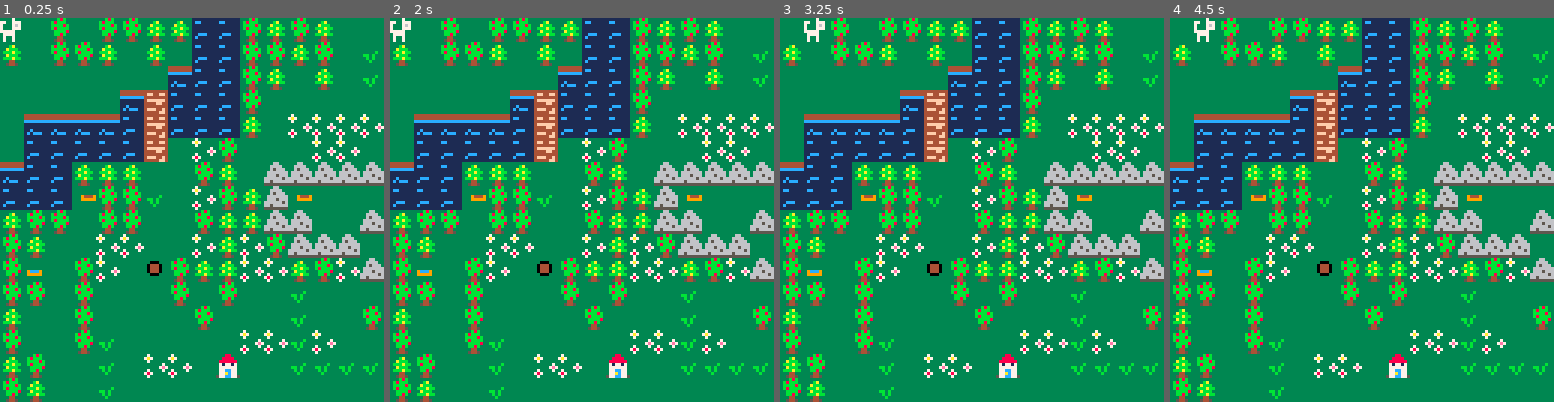
Above: before the commit, frames 1-4 (left to right).
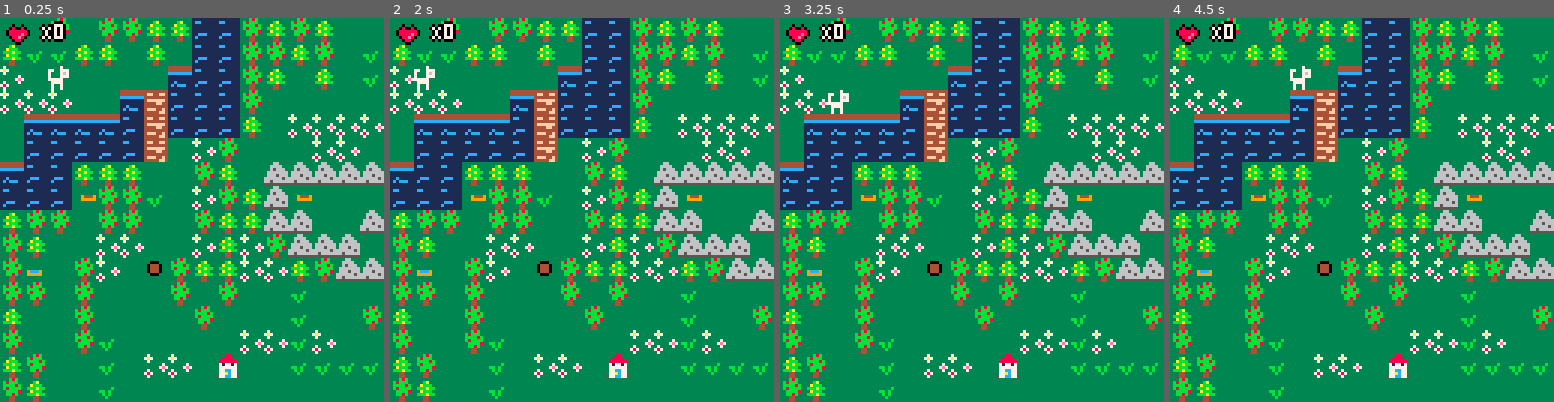
Above: after the commit, the same moments.

Repository: adatechschool/projet-collectif-pico8-magmaya
Game: PICO-8 cartridge first_project/Cat's adventure.p8
Same seed, same stepped clock (60 frames per second), same inputs: the game is played once before the commit and once after it.
Inputs:
- Up to frame 1 (0.25 s): no input
- Up to frame 2 (2 s): tap X (X key) at 1.07 s; hold Left from 1.97 s (still down)
- Up to frame 3 (3.25 s): tap X (X key) every 0.33 s from 2.07 to 3.07 s; release Left at 2.37 s; hold Down 2.42-2.82 s; hold Right from 2.87 s (still down)
- Up to frame 4 (4.5 s): tap X (X key) every 0.33 s from 3.4 to 4.4 s; release Right at 3.53 s; hold Up 3.58-4.08 s; hold Right from 4.13 s (still down)

The runs differ from the first frame. In frame 1, 1.8% of the frame differs, in the area x 0-94%, y 0-69%; in frame 2, 1.8%; in frame 3, 1.7%; in frame 4, 1.8%.

Commit message:
ajout dialogues + boost + pv

Diff:
--- a/first_project/Cat's adventure.p8
+++ b/first_project/Cat's adventure.p8
@@ -1,17 +1,21 @@
 pico-8 cartridge // http://www.pico-8.com
 version 38
 __lua__
--- cat's adventure
+-- cat's adventure 🐱🐱🐱
 
 function _init()
 	create_player()
+	init_msg()
 	music(0)
 end
 
 
 function _update()
- player_movement()
+	if not messages[1] then
+	 player_movement()
+ end
  update_camera()
+ update_msg()
 end
 
 
@@ -19,6 +23,8 @@
 	cls()
 	draw_map()
 	draw_player()
+	draw_ui()
+	draw_msg()
 end
 
 -->8
@@ -37,28 +43,36 @@
  camx=mid(0,p.x-7.5,127-15)
  camy=mid(0,p.y-7.5,31-15)
  camera(camx*8,camy*8)
-
 end
 
 function object_taken(x,y)
 	sprite=mget(x,y)
+	if x==53 and y==5 then
+		sprite=mget(x,y)
+		mset(x,y,25)
+		p.hearts+=3
+	else
 	mset(x,y,25)
-end
+	p.hearts+=1
+	end
+end
+
 
 function pick_up(x,y)
  object_taken(x,y)
 end
 
-function hole(x,y)
-	newx=0
-	newy=0
-end
+
 
 -->8
 --player
 
 function create_player()
-		p={x=0, y=0, sprite=1}
+		p={
+		x=2,
+		y=2,
+		sprite=1,
+		hearts=0}
 end
 
 
@@ -77,16 +91,46 @@
 		p.x=mid(0,newx,127)
 		p.y=mid(0,newy,31)
 	end
+
 	if check_flag(2,newx,newy) then
-	p.x=0
-	p.y=0
-	end
-end
+	p.x=2
+	p.y=2
+	end
+end
+
 
 function interact(x,y)
  if check_flag(1,x,y) then
  pick_up(x,y)
 	end
+
+	if x==6 and y==16
+	and not visited_pnj1 then
+	create_msg("hello!\nil faut trouver la croquette\nd'or pour te soigner")
+	visited_pnj1=true
+	return visited_pnj1
+	end
+
+	if x==38 and y==26
+	and not visited_pnj2 then
+	create_msg("salut!\ntu auras un indice dans le\nlabyrinthe sur ta gauche")
+	visited_pnj2=true
+	return visited_pnj2
+	end
+
+	if x==3 and y==31
+	and not visited_pnj3 then
+	create_msg("hey!\nn'oublie pas que la maison de\nton maitre a un toit violet")
+	visited_pnj3=true
+	return visited_pnj3
+	end
+
+	if x==126 and y==4
+	and not visited_pnj4 then
+	create_msg("bravo!\ntu es de retour a la maison")
+	visited_pnj4=true
+	return visited_pnj4
+	end
 end
 
 
@@ -95,6 +139,58 @@
 end
 
 
+-->8
+--user interface
+
+function draw_ui()
+	camera()
+
+	palt(0,false)
+	palt(15,true)
+
+	spr(27,2,2)
+
+	palt()
+
+	print_outline(" X"..p.hearts,10,2)
+end
+
+function print_outline(text,x,y)
+	print(text,x-1,y,0)
+	print(text,x+1,y,0)
+	print(text,x,y+1,0)
+	print(text,x,y-1,0)
+	print(text,x,y,7)
+end
+
+
+-->8
+--messages
+
+function init_msg()
+	messages={}
+end
+
+--create_msg("hello!","il faut trouver la croquette d'or pour te soigner")
+
+function create_msg(...)
+	messages={...}
+end
+
+function update_msg()
+	if (btnp(❎)) then
+		deli(messages,1)
+	end
+end
+
+function draw_msg()
+	if messages[1] then
+--	local y=100
+	rectfill(2,9,120,30,4)
+	rect(2,9,120,30,2)
+	print(messages[1],4,11,7)
+	end
+end
 __gfx__
 3337333333337333373333333333343333433333333b8b3333333333333333333333333333333a33333883333fffff3311111111444444444444444433333333
 37773377773377737a73333333333484484333333b8bbb333300033333333333333333333333aaa3338888333f6f6f331cc11111444444444ff44ff433333333
@@ -104,14 +200,14 @@
 333777733777733337333373334444333344443333bb8b3333000333333333333999993339999933377cc773f32223f311ccc11111c111114444444433333333
 33373373373373337873333333433433334334333334433333333333333333333333333333333333377ac773331313331c1111111c1ccc114fff44f433333333
 33373373373373333733333333433433334334333354453333333333333333333333333333333333577cc77533131333111111111111111144444ff433333333
-3333333355555555dddddddd33366333ff444444333223333fffff333fffff333333333333333333000000000000000000000000000000000000000000000000
-333ba33356666565dddddddd33666633444444ff332222333fcfcf333fbfbf333333333333333333000000000000000000000000000000000000000000000000
-33abbb3356656665dddddddd336566634ffff444322222233fffff333fffff333333333333333333000000000000000000000000000000000000000000000000
-3bbbabb356666665dddddddd366666664444444437177173333f3333333f333333333b3333933393000000000000000000000000000000000000000000000000
-33abbb3355666665dddddddd36665666fff44444377777733feeef333f888f333bb3b33333999993000000000000000000000000000000000000000000000000
-3bbbabb356665665dddddddd6666665644444ff4377cc773f3eee3f3f38883f333b3b33333333333000000000000000000000000000000000000000000000000
-3334433356666665dddddddd66566666ff444444377ac7733353533333434333333b333333333333000000000000000000000000000000000000000000000000
-3354453355555555dddddddd55555555444444ff577cc77533535333334343333333333333333333000000000000000000000000000000000000000000000000
+3333333355555555dddddddd33366333ff444444333223333fffff333fffff333333333333333333ffffffffff0ff0ff00000000000000000000000000000000
+333ba33356666565dddddddd33666633444444ff332222333fcfcf333fbfbf333333333333333333ff0ff0fff080080f00000000000000000000000000000000
+33abbb3356656665dddddddd336566634ffff444322222233fffff333fffff333333333333333333f080080f0888888000000000000000000000000000000000
+3bbbabb356666665dddddddd366666664444444437177173333f3333333f333333333b33339333930888888008888e8000000000000000000000000000000000
+33abbb3355666665dddddddd36665666fff44444377777733feeef333f888f333bb3b3333399999308888e80f088e80f00000000000000000000000000000000
+3bbbabb356665665dddddddd6666665644444ff4377cc773f3eee3f3f38883f333b3b33333333333f088e80fff0880ff00000000000000000000000000000000
+3334433356666665dddddddd66566666ff444444377ac7733353533333434333333b333333333333ff0880fffff00fff00000000000000000000000000000000
+3354453355555555dddddddd55555555444444ff577cc77533535333334343333333333333333333fff00fffffffffff00000000000000000000000000000000
 00000000000000000000000000000000000000000000000000000000000000000000000000000000000000000000000000000000000000000000000000000000
 00000000000000000000000000000000000000000000000000000000000000000000000000000000000000000000000000000000000000000000000000000000
 00000000000000000000000000000000000000000000000000000000000000000000000000000000000000000000000000000000000000000000000000000000
@@ -225,49 +321,49 @@
 f0f0f0f0f0f0f0f0f0f0f0f0f0f0f0f0f0f0f0f0f0f0f0f0f0f0f0f0f0f0f0f0f0f0f0f0f0f0f0f0f0f0f0f0f0f0f0f0f0f0f0f0f0f0f0f0f0f0f0f0f0f0f0f0
 f0f0f0f0f0f0f0f0f0f0f0f0f0f0f0f0f0f0f0f0f0f0f0f0f0f0f0f0f0f0f0f0f0f0f0f0f0f0f0f0f0f0f0f0f0f0f0f0f0f0f0f0f0f0f0f0f0f0f0f0f0f0f0f0
 __gff__
-0000000000010402020201010101000001010001000101010000000000000000000000000000000000000000000000000000000000000000000000000000000000000000000000000000000000000000000000000000000000000000000000000000000000000000000000000000000000000000000000000000000000000000
+0000000000010402020201000101000001010001000101010000000000000000000000000000000000000000000000000000000000000000000000000000000000000000000000000000000000000000000000000000000000000000000000000000000000000000000000000000000000000000000000000000000000000000
 0000000000000000000000000000000000000000000000000000000000000000000000000000000000000000000000000000000000000000000000000000000000000000000000000000000000000000000000000000000000000000000000000000000000000000000000000000000000000000000000000000000000000000
 __map__
-0f0f050f050510100c0c051005100f0f1010050505101010100f0f0f0f02020f0c0c0505051010100f0f0f0f0f0f0f0f0f0f0f0f0f0f0f0f0f0f0f0f0f0f0f0f0f0f0f0f0f1005050505050505050510101005050505051110100f0a0f0505050510100f1010101010100505050f05050f130f0f0f0f0f0f0f050f100f020f10
-100f0505100f100f0c0c050510050f181005051010100f0f0f0f181818020f0d0c0c05101010101010100f0f18180f18180f1818181818180f0f0f0f0f0f180f0f0f0f0f10100510101010101010101005050505050505110f10100f0f05050502020f02020f0a0f020f10100505050202020f181818180f0f05100202150210
-0f0f0f0f0f0f0f0d0c0c05100f100f180f0f0f0f0f0f0f0f0f0f0f02180f0d0c0c0f05050510100f0f0f0f0f0f0f0f0f0f0f0f0f0f0f0f18180f0f0f0f0f180f0f0f0f10101005101010101010101010051010100505051102180202180f0f0a0f0502020b02020202020f100f02020f05020f0f180f18180f050f100f020f02
-0f0f0f0f0f0d0e0c0c0c050f0f0f0f0f18180f0f0f18181818180f020f0d0c0c100f05051010100f131313131313131313131313131313130f180f0f0f0f180f0f0f0f101010101010101010050505101010050510050511100f0f0f020f0f0f0f0f0f18181802180502021010020a0f0f18050f0f18180f0f0510100202020f
-0f0d0d0d0d0c0e0c0c0c100f020202020f180f020f0f0f020f180f0f0f0c0c100f050f10100f0f0f13130f0f0f0f0f0f0f130f0f0f0f0f0f0f0f02020f0f180f0f0f1010101010101010100505050505101010101005051110100f0a0f020f0f0f0a0f0f0f0f0f0202020f0f020f0f0f0502020202020f0f0f0502020f020f02
+0f0f050f050510100c0c051005100f0f1010050505101010100f0f0f0f02020f0c0c0505051010100f0f0f0f0f0f0f0f0f0f0f0f0f0f0f0f0f0f0f0f0f0f0f0f0f0f0f0f0f1005050505050505050510101005050505051110100f0a0f0505050510100f1010101010100505050f05050f130f0f0f0f0f0f0f050f10020f0210
+10181810100f100f0c0c050510050f181005051010100f0f0f0f181818020f0d0c0c05101010101010100f0f18180f18180f1818181818180f0f0f0f0f0f180f0f0f0f0f10100510101010101010101005050505050505110f10100f0f05050502020f02020f0a0f020f10100505050202020f181818180f0f0510020f150f10
+020f0f0f0f0f0f0d0c0c05100f100f180f0f0f0f0f0f0f0f0f0f0f02180f0d0c0c0f05050510100f0f0f0f0f0f0f0f0f0f0f0f0f0f0f0f18180f0f0f0f0f060f0f0f0f10101005101010101010101010051010100505051102180202180f0f0a0f0502021702020202020f100f02020f05020f0f180f18180f050f100f020f02
+0202020f0f0d0e0c0c0c050f0f0f0f0f18180f0f0f18181818180f020f0d0c0c100f05051010100f131313131313131313131313131313130f180f0f0f0f180f0f0f0f101010101010101010050505101010050510050511100f0f0f020f0f0f0f0f0f18181802180502021010020a0f0f18050f0f18180f0f05101002020b0f
+0f0d0d0d0d0c0e0c0c0c100f020202020f180f020f0f0f020f180f0f0f0c0c100f050f10100f0f0f13130f0f0f0f0f0f0f130f0f0f0f0f0f0f0f02020f0f180f0f0f1010101010101010100505050505101010101005051110100f0a0f020f0f0f0a0f0f0f0f0f0202020f0f020f0f0f0502020202060f0f0f0502020f020f02
 0f0c0c0c0c0c0e0f02050f0f0f02020f0f0f0f0f0f0f0f0f0f0f0f0f0d0c0c0f050f05131313131313130f0f0f0f0f0f0f130f0f0f090f130f0f0f0f0202180f0f0f100510100f100f05050f0f0f0f0f0f0f0f0f0505051105100f0f0f0502100f0f0f0f160f02051802130f18180f0f05020a0f020202020202020202020210
 0d0c0c1010100f0f05100f1313131313130f0f0f0f0f0f0f020f0f0f1414140f0f0f0f0f0f0f0f0f0f0f0f0f0f0f0f0f0f130f0f060f0f130f0f0f0f0f18180f0f0510050f0f0f0505050f050f0f05050f0f0f050f0f05110505101010050f020f0f0f0f0f020202020f02020f0f0f1705180f0f0f18181802020f0505050505
 0c0c0c070505180f02051013070f0f0f0f0f130f0f020f02020f0f0d0c0c0f0f020f0f0f0f0f0f131313130f0f0f13131313130f0f1313130f0f0f0f0f180f0f0f0510050f050f050f0f0f0f0f0f0f0f0f0f0f050f050511050a0f0f0f0f0f02020f02020f050f0205180f0210100f0f02020f0f0f020f1818180f0f0f0f020f
 1005050f05050f0f05101013130f0f130f0f13050f020f0f0f0f0d0c0c0f0f0f02020f0f130f0f0f0f0f0f130f0f0f0f0f0f0f0f0f0f0f130f0f0f0f0f0f0f0f050f100f0f05050f05101010100505050f0510100f050511050f0f170f100f0f180202050502020a05020f10100f0f0f020f0f0f0f0f0f0f0f0f0f0f0202020f
 05100f0f02020f0f021002051313130f0813050502020f0f0d0d0c0c0c0f10100f020f0f130f130f0f0f0f130f0f0f130f0f0f0f0f130f130f0f0f0f0f0f0f0f050f0f100f050f05050505050f0f0505050f050f050f051111050f0f10100f0a0f02050202020f0f0f1010100f020f0205050f0f1818180f0f0f0f0f020f0f0f
-05080f05020f0605101002021005021310101010100f0f0f0c0c0c0f0f0f0f0505020f0f130f130f0f0f0f130f0f0f130f0f1313131313130f0f0f020f0f0f0f050f0f0f05050f05050f0f0f0f050f0f050505050f0f0f0f1102020f10050f0f0502050f0f160f10101002020f0f02020f050f0f0f0f0f18180f0f0f0f0f0f0f
+05080f05020f0605101002021005131310101010100f0f0f0c0c0c0f0f0f0f0505020f0f130f130f0f0f0f130f0f0f130f0f1313131313130f0f0f020f0f0f0f050f0f0f05050f05050f0f0f0f050f0f050505050f0f0f0f1102020f10050f0f0502050f0f160f10101002020f0f02020f050f0f0f0f0618180f0f0f0f0f0f0f
 05050f050f0f0f050f050f0f180f0f0f0f0f0f0f0f0f180f0c0c0c051010050f0505100f130f13130f0f0f130f0f0f130f0f0f0f0f0f0f130f0f0f0f0f0f0f0f0f050f0f0f0505101010100505050510100f0f05101010100f0f0f020f05050505180f180f10100f0f0f0f0a0f0f1702050f02020f1818020f0f0d0d0d0d0d0d
-100f0f050f0f0f0f050f0f0f180f0f050f0f180f0f180f0f0f0c0c0f0f0f05051005050f130f07130f0f0f130f0f0f130f0f130f0f0f08130f0f020f0f0f0f0f0f050f05050f10050f0f0f0f0f0f0f0f0f0f0f0f0f0f0f0f0f0f0f1111020f020f020210100f0202050f0f0f0f0505020f0f02181802020f0f0f0c0c0c0c0c0c
+100f0f050f0f0f0f050f0f0f180f0f050f0f180f06180f0f0f0c0c0f0f0f05051005050f130f07130f0f0f130f0f0f130f0f130f0f0f08130f0f020f0f060f0f0f050f05050f10050f0f0f0f0f0f0f0f0f0f0f0f0f0f0f0f0f0f0f1111020f020f020210100f0202050f0f0f0f0505020f0f02181802020f0f0f0c0c0c0c0c0c
 050f0f05180f0f0f0f0f020218020f0f0f0f180f0f180f0f0f0c0c0f0f1818050f0f0f0f13131313131313131313131313131313131313130f0f020f0f0f0f0f0f050f0505051010051010050505050f05050f0505050f050f0f0f0f11111111111111100f0f0f020505050505050f020f0f180f02020f0f0f0f0c0c0c0c0c0c
 10050f0f180f02020f0a0f0f18181818180f180f180f0f0f0f0c0c0f0f0218100f0f0f0f0f0f0f050f0f0f0f0f0f0f0f0f0f0f0f0f0f0f0f0f020f0f180f0f0f0f0f05100f0f0f0f0f0f0f0f0f0f0f0f0f0f0f0f0f0f0f0f0f0f0f0f0f0f0f0f0f0f11111111110f0f0f0f0f0f0f0f020f0f0f0f0f0f0f0f0f0f0c0c0c0c0c0c
 05100f0f180f0f0f0f0f0f0f0f0f0f0f0f0f0f0f0f0f0f0d0d0c0c0f021818100505101010100f050f0f0f0f0f0f0f0f0f180f0f0f0f0f0f02020f0f180f0f0f0f0f0510100f0f0f0f0f020f0f0f0f0f0f0f0f0f180f0f0f0f0f0f0f0f0f0f0f0f0f0f0f0f0f1111110f0f0f0f0f0f0f0f0f0f0f0f0f0f0f0f0f0c0c0c0c0c0c
-05050f180f0f0f160f0f0d0d0d0d0d0d0d0d0f0f0f0d0d0c0c0c0f0218180f0f0f0f0f0f0f0f05050f0f18180f181818180f180f0f0f0f0f020f0f0f180f020f0f0f0f0f10100f0f0f0f0f0f0f0f0202020202021802020f0f0f0f0f0f0f0f0f0f0f0f0f0f0f0f0f110f0f0f0f0f0f0f0f0f0f0f0f0f0f0f0f0d0c0c0c0c0c0c
-0f050f0f0f0f0d0d0d0d0c0c0c0c0c0c0c0c0f0f0d0c0c0c0c0f0f02180f0202020f0f0f0f0f0f0f0f0f0f1818020f0f0f0f180f18180f0f0f0f0f0f180f020f0f18180f0f10100f020f0f0f02020f0f0f0f0f0f0f180f0f0f02020f0f0f180f0f0f180f0f0f0f0f111111111111111111110d0d0d0d0d0d0d0c0c0c0c0c0c0c
+05050f180f0f0f160f0f0d0d0d0d0d0d0d0d0f0f0f0d0d0c0c0c0f0218180f0f0f0f0f0f0f0f05050f0f18180f181818180f180f0f0f0f0f020f0f0f180f020f0f0f0f0f10100f0f0f0f0f0f0f0f0202060202021802020f0f0f0f0f0f0f0f0f0f0f0f0f0f0f0f0f110f0f0f0f0f0f0f0f0f0f0f0f0f0f0f0f0d0c0c0c0c0c0c
+0f050f0f0f0f0d0d0d0d0c0c0c0c0c0c0c0c0f0f0d0c0c0c0c0f0f02180f0202020f0f0f0f0f0f0f0f0f0f1818020f0f0f0f180f18180f0f0f0f0f0f180f020f0f18180f0f10100f020f0f0f02020f0f0f0f0f0f0f180f0f0f02020f0f0f180f0f0f180f060f0f0f111111111111111111110d0d0d0d0d0d0d0c0c0c0c0c0c0c
 05050a0f0f0d0c0c0c0c0c0c101010100c0c0d0d0c0c0c0c0f0f0f0f0f180f0f0f020f0f0f0f0f0f0f0f0f0f181802020f0f18180f0f18180f0f0f0f0f0f0f020f0f0f180f0f100f020f0f0f0f0f020f020f0f020f02180f0f0f0f180f180f0f0f0f0f1802020f0f0f0f0f0f0f0f0f0f0f0f0c0c0c0c0c0c0c0c0c0c0c0c0c0c
-0d0d0d0d0d0c0c0c0c0f0f0f05101005050c0c0c0c0c0c0c0f0f0f0f0f0f0f0f0f0f181818180f0f0f0f0f0f0f180f020f0f0f0f0f0f0f0f180f0f0f0f0f0f02020f0f180f0f050f0f020f180f0f0f0f0f0f0f0f0f0f0f1818180f180f0f0f0f0f0f0f181802020f0f0f0f0f0f18180f0f0f0c0c0c0c0c0c0c0c0c0c0c0c0c0c
+0d0d0d0d0d0c0c0c0c0f0f0f05101005050c0c0c0c0c0c0c0f0f0f0f0f0f0f0f0f0f181818180f0f0f0f0f0f0f180f020f060f0f0f0f0f0f180f0f0f0f0f0f02020f0f180f0f050f0f020f180f0f0f0f0f0f0f0f0f0f0f1806180f180f0f0f0f0f0f0f181802020f0f0f0f0f0f18180f0f0f0c0c0c0c0c0c0c0c0c0c0c0c0c0c
 0c0c0c0c0c0c0c05050f020f050f0f0f05051005050c0c0c0d0d0d0d0d0d0f0f0f180f0f0f02180f02020f0f0f180f0f020f0f0f0f0f0d0d0d0f0f0f0f0f0f0f02020f0f0f0f050f0f0f0f0f18180f0f0f0f0f0f0f0f0f0f0f0f0d0d0d0d0d0d0f0f0f0f0f180f02020f18180f0f0f0f0f0f0c0c0c0c0c0c0c0c0c0c0c0c0c0c
 0f0f0f02020f0f050f0f0f05050f0f0202020f0f100c0c0c0c0c0c0c0c0c0d0f0f0f0f0f0f0f18180f020218180f0f0f0f0f0f0f0f0d0c0c0c0d0d0d0f0f0f0f0f0f0f0f0f05050f0f020f0f0f0f0d0d0d0d0f0f0f0f0d0d0d0d0c0c0c0c0c0c0d0d0f0f0f0f18181802180f0f18180f0f0f0c0c0c0c0c0c0c0c0c0c0c0c0c0c
 0f18020f020f10100f020f0518180f0f0f0f0f0f0510050510101005050c0c0d0f0f0f0f0f0f0f181818180f0f0f0f0d0d0d0d0d0d0c0c0c0c0c0c0c0d0d0d0f0f0f0f0f05050f0f0f02020f0f0f0c0c0c0c0d0d140d0c0c0c0c0c0c0c0c0c0c0c0c0d0f0f0f0f0f0f020f0f0f0f0f0f0f0d0c0c0c0c0c0c0c0c0c0c0c0c0c0c
 1818020f0f0f100f0f0f0f0f180f10050505050f0f0f0f180f180f0f050c0c0c0d0d0d0f0f0f0f0f0f0f0f0f0f0f0d0c0c0c0c0c0c0c0c0c0c0c0c0c0c0c0c0d0f0f05050f0f0f0f0f0f0f0f0f0f0c0c0c0c0c0c140c0c0c0c0f0f0c0c0c0c0c0c0c0c0f181818180f0f0f0f0f0d0d0d0d0c0c0c0c0c0c0c0c0c0c0c0c0c0c0c
 02181818180f050f0f0f050f1810100f0f08050f0f05100505050510100c0c0c0c0c0c0d0d0d140d0d0d0d0d0d0d0c0c0c0c0c0c0c0c0c0c0c0f0f0f0f0c0c0c0d0d0d0f0f0f0f0f0f0f0f0f0f0f0c0c0c0c0f0f0f0f0f0f0f0f0f0c0c0c0c0c0c0c0c0d0f180f0f0f0f0f0f0d0c0c0c0c0c0c0c0c0c0c0c0c0c0c0c0c0c0c0c
-020f0f020f0f100f05050f0f0f0f060f0f05050f1805101010100505050c0c0c0c0c0c0c0c0c140c0c0c0c0c0c0c0c0c0c0c0c0c0c0c0f0f0f0f0f0f0f0c0c0c0c0c0c0d0d0d0d0d0d0d0d0d0d0d0c0c0c0f0f0f0f0f0f02020f0f0f0f0f0f0c0c0c0c0c0d0f0f0f0f0f0f0d0c0c0c0c0c0c0c0c0c0c0c0c0c0c0c0c0c0c0c0c
-0f0f0f0f0f05050f100f0f0f0f05050505050f020202020f020f0f180f180f0f0f0f0f0f0f0b0f0f0f0f0f0f0c0c0c0c0c0c0c0c0c0f0f0f0f0f0f0f0f0f0f0f0f0c0c0c0c0c0c0c0c0c0c0c0c0c0c0f0f0f0f0f0f0f0f0f02020f0f0f0f0f0f0c0c0c0c0c0f0f0f0f0f0d0c0c0c0c0c0c0c0c0c0c0c0c0c0c0c0c0c0c0c0c0c
+020f0f020f0f100f05050f0f0f0f060f0f05050f1805101010100505050c0c0c0c0c0c0c0c0c140c0c0c0c0c0c0c0c0c0c0c0c0c0c0c0f0f0f0f0f0f0f0c0c0c0c0c0c0d0d0d0d0d0d0d0d0d0d0d0c0c0c0f0f0f0f0f0602020f0f0f0f0f0f0c0c0c0c0c0d0f0f0f0f0f0f0d0c0c0c0c0c0c0c0c0c0c0c0c0c0c0c0c0c0c0c0c
+0f0f0f0f0f05050f100f0f0f0f05050505050f020202020f020f0f180f180f0f0f0f0f0f0f160f0f0f0f0f0f0c0c0c0c0c0c0c0c0c0f0f0f0f0f0f0f0f0f0f0f0f0c0c0c0c0c0c0c0c0c0c0c0c0c0c0f0f0f0f0f0f0f0f0f02020f0f0f0f0f0f0c0c0c0c0c0f0f0f0f0f0d0c0c0c0c0c0c0c0c0c0c0c0c0c0c0c0c0c0c0c0c0c
 0505101005100f0f100f130f0f05050f180f0f0f0f0f0f0f0f020f0f0f0f1818180f0f0f0f0f1818181818180f0f0f0c0c0c0c0c0f0f02020f0f0f0f0f0f0f0f0f0f0f0f0c0c0c0c0c0c0c0c0f0202020202020202020f0f020f02020f0f0f0f0c0c0c0c0c0d0f0f0f0f0c0c0c0c0c0c0c0c0c0c0c0c0c0c0c0c0c0c0c0c0c0c
-10100f0f0f0f180f100f0f180f0510100f180f0505100505050510100505050510101005050f0f0f0f020f0f0f0f0f0f0f0f0f0f0f0f0f0f020f020f0f0f0f0f0f0f0f0f0f0f0f0f0f0f0f0f0f0f0f0f0f0f0f0f0f0f0f0f0f0f0f02020f02020f0f0c0c0c0c0d0d0d0f0c0c0c0c0c0c0c0c0c0c0c0c0c0c0c0c0c0c0c0c0c0c
+10100f0f0f0f1806100f0f180f0510100f180f0505100505050510100505050510101005050f0f0f0f020f0f0f0f0f0f0f0f0f0f0f0f0f0f020f020f0f0f0f0f0f0f0f0f0f0f0f0f0f0f0f0f0f0f0f0f0f0f0f0f0f0f0f0f0f0f0f02020f02020f0f0c0c0c0c0d0d0d0f0c0c0c0c0c0c0c0c0c0c0c0c0c0c0c0c0c0c0c0c0c0c
 05100f02130f180f050f18180f050510100f0f060f100f0f0f0f0f0f0f0202020205020f0f0f0f0202020f0f0f0f0f0f0f0f0f0f0f0f0f0f0f0f0f020f0f0f0f0f0f0f0f0f0f0f0f0f0f0f020202020f0f020f0202020202020f0f0f0f0f0f0f0f0f0f0f0c0c0c0c0c0d0c0c0c0c0c0c0c0c0c0c0c0c0c0c0c0c0c0c0c0c0c0c
-05100f02180f020f050f0f130f18180f0505050f0f100f0f130f18180f0f0f0f0f0f0f0f02020f020f0f0f0f0f0f0f0f0f0f0f0f0f0f0f0f0f0f0f0f020f020f0f0f0f0f0f0f0f0f0f0f0f0f0f0f0f0f0f0f0f0f0f0f0f0f0f0f0f0f0f0f0f0f0f0f0f0f0f0c0c0c0c0c0c0c0c0c0c0c0c0c0c0c0c0c0c0c0c0c0c0c0c0c0c0c
-0510170f0f0f100f050f0f0f0f0f180f05070f0f0f050f0f0f0f0f18181818180f0f0f0f0f0f0f0f0f0f0f0f0f0f0f0f0f0f0f0f0f0f0f0f0f0f0f0f0f0f020f02020f0f0f0f0f0f0f0f0f0f0f0f0f0f0f0f0f0f0f0f0f0f0f0f0f0f0f0f0f0f0f0f0f0f0f0f0f0f0f0f0c0c0c0c0c0c0c0c0c0c0c0c0c0c0c0c0c0c0c0c0c0c
-…(11 lines of a section not shown)…
+05100f02180f020f050f0f130f18180f0505050f0f100f0f130f18180f0f0f0f0f0f0f0f02020f060f0f0f0f0f0f0f0f0f0f0f0f0f0f0f0f0f0f0f0f020f020f0f0f0f0f0f0f0f0f0f0f0f0f0f0f0f0f0f0f0f0f0f0f0f0f0f0f0f0f0f0f0f0f0f0f0f0f0f0c0c0c0c0c0c0c0c0c0c0c0c0c0c0c0c0c0c0c0c0c0c0c0c0c0c0c
+0510160f0f0f100f050f0f0f0f0f180f05070f0f0f050f0f0f0f0f18181818180f0f0f0f0f0f0f0f0f0f0f0f0f0f0f0f0f0f0f0f0f0f0f0f0f0f0f0f0f0f020f02020f0f0f0f0f0f0f0f0f0f0f0f0f0f0f0f0f0f0f0f0f0f0f0f0f0f0f0f0f0f0f0f0f0f0f0f0f0f0f0f0c0c0c0c0c0c0c0c0c0c0c0c0c0c0c0c0c0c0c0c0c0c
+…(11 lines of a section not shown)…
